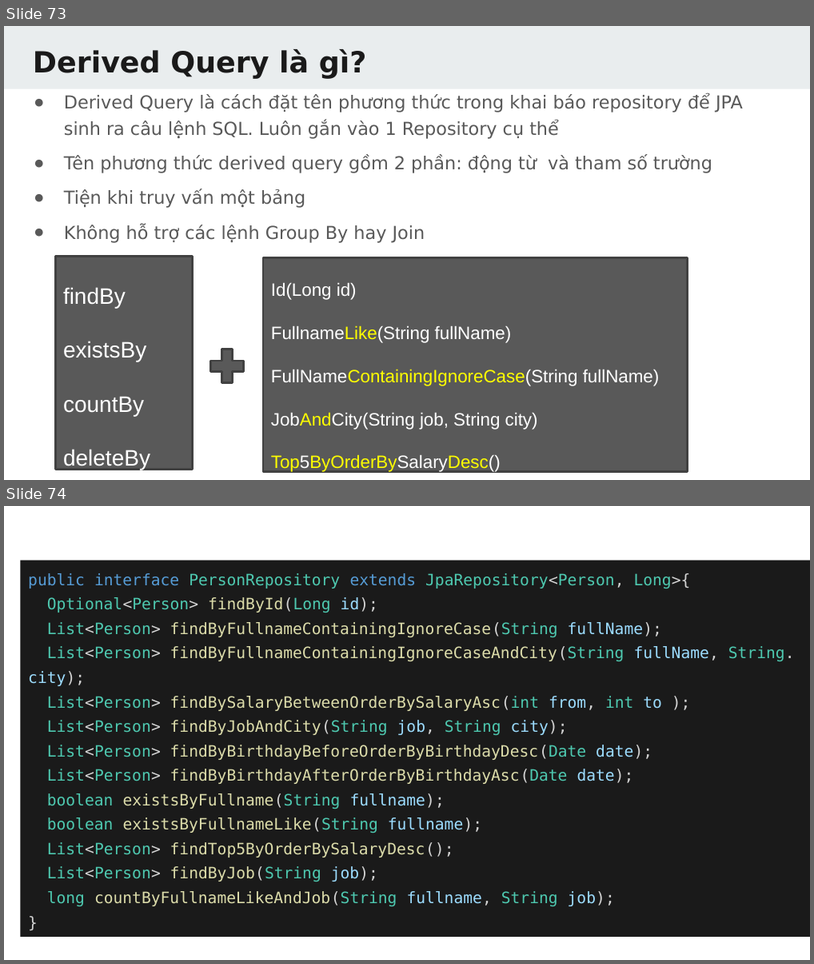
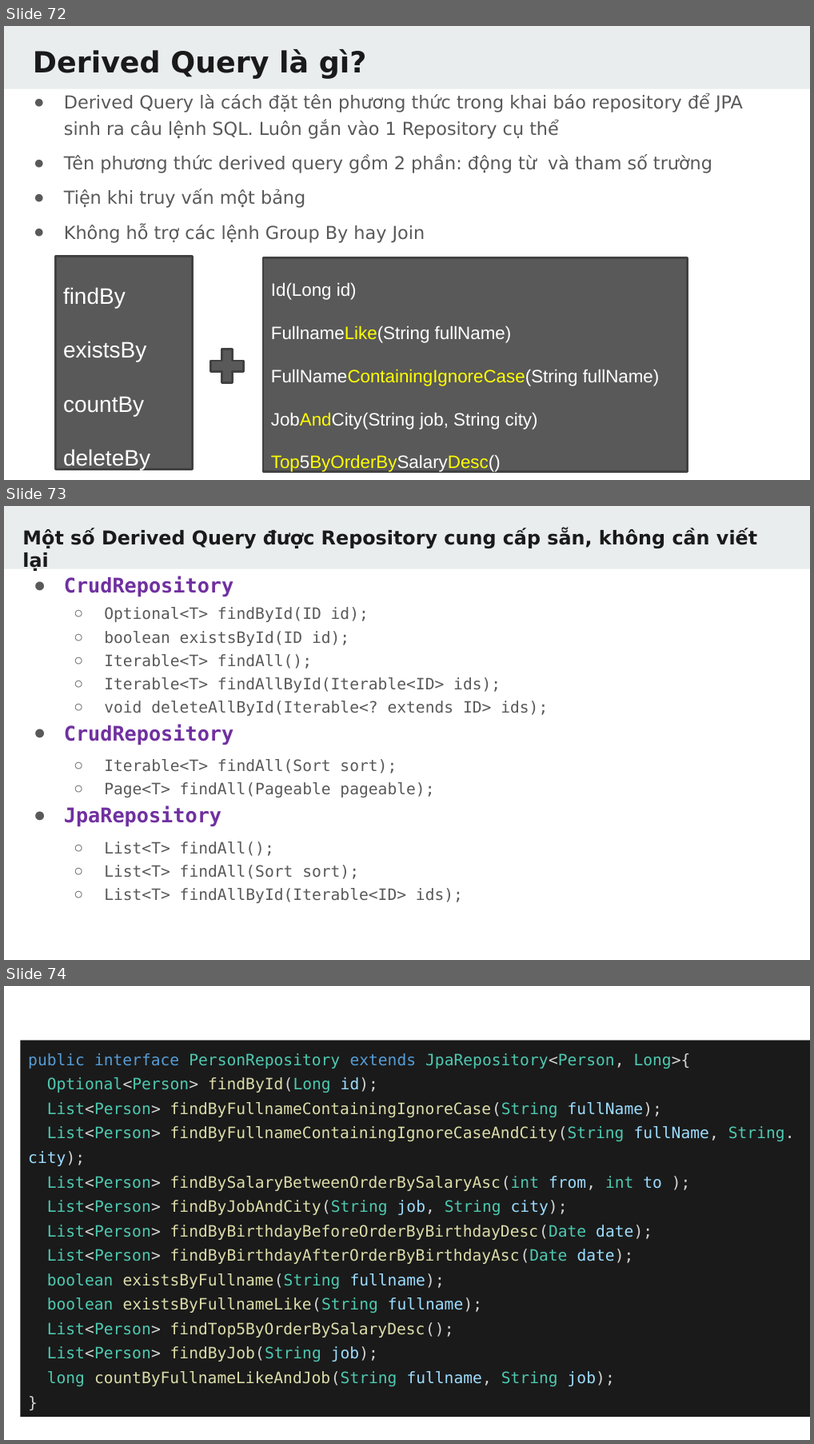
Before and after one commit to TechMaster/springboot2, a slide deck: 14 JPA/JPA.pptx. Shown one above the other, each under a label of ours: slides 73 and 74 before the commit, slides 72, 73 and 74 after it. The pictures are 814x964 and 814x1444 pixels, drawn with LibreOffice and Linux fonts; fonts in the diff are those of the drawing. Boxes give left, top, right and bottom in pixels: in the first picture for what was removed or moved away, otherwise in the second. Text is boxed around its words. In the diff, an @@ line names an element or a change of style, - is before the commit and + after.

```diff
--- a/14 JPA/JPA.pptx
+++ b/14 JPA/JPA.pptx
@@ slide 73 added at [4, 506, 810, 960], background #FFFFFF; not listed: 1 template element that a slide beside it also shows @@
@@ title added at [22, 528, 758, 571], 17 pt, text #1A1A1A, bold @@
+Một số Derived Query được Repository cung cấp sẵn, không cần viết lại
@@ text added at [64, 576, 548, 903], 14 pt, text #595959 @@
+● CrudRepository
+  ○ Optional<T> findById(ID id);
+  ○ boolean existsById(ID id);
+  ○ Iterable<T> findAll();
+  ○ Iterable<T> findAllById(Iterable<ID> ids);
+  ○ void deleteAllById(Iterable<? extends ID> ids);
+● CrudRepository
+  ○ Iterable<T> findAll(Sort sort);
+  ○ Page<T> findAll(Pageable pageable);
+● JpaRepository
+  ○ List<T> findAll();
+  ○ List<T> findAll(Sort sort);
+  ○ List<T> findAllById(Iterable<ID> ids);
@@ what was slide 73 is now slide 72 @@
```
Also in this commit, not shown: 3 slides changed, 19 other slides added, 2 slides removed, 12 other files.
